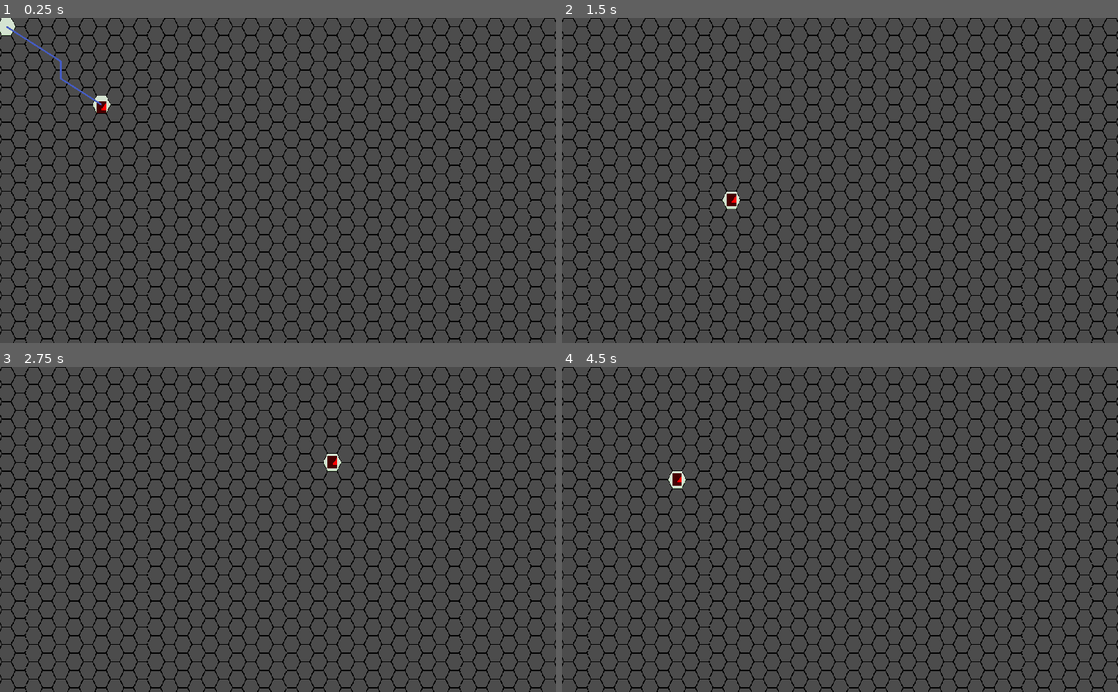
Above: before the commit, frames 1-4 (two rows, left to right).
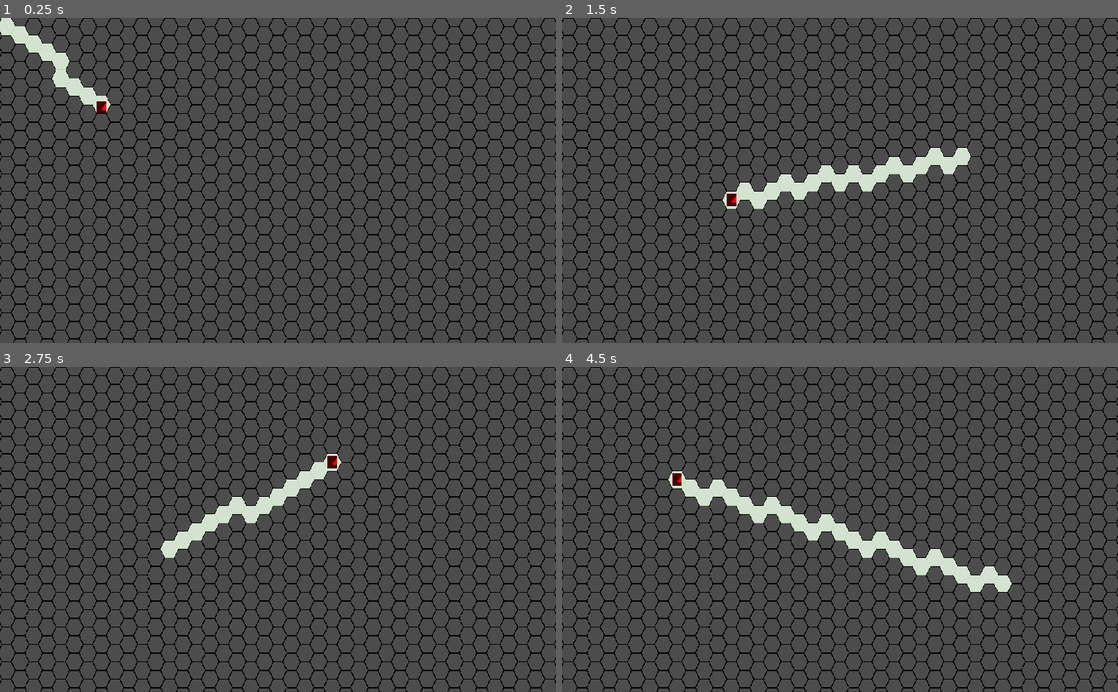
Above: after the commit, the same moments.

Repository: BurntRobot/hunting_on_snark
Game: Godot game, scene res://HexMapMovement.tscn
Two runs of this game, one before a commit and one after it. Both use one fixed random seed, a clock stepped at 60 frames per second and the inputs below. The project has no main scene, so this scene is started directly. The engine's default icon, where the game draws it, is replaced by a stand-in: a white triangle on a blue panel in a dark square.
Inputs (mouse positions are in pixels of both pictures, inside the frame that each line leads up to):
- Up to frame 1 (0.25 s): no input
- Up to frame 2 (1.5 s): tap Enter at 0.5 s; move the mouse to (962, 164) at 0.52 s; click (962, 164) at 0.6 s; tap Space at 1.25 s; move the mouse to (728, 196) at 1.27 s; click (728, 196) at 1.35 s
- Up to frame 3 (2.75 s): tap Enter at 2 s; move the mouse to (333, 458) at 2.02 s; click (333, 458) at 2.1 s
- Up to frame 4 (4.5 s): tap Space at 2.75, 4.25 s; move the mouse to (812, 594) at 2.77 s; click (812, 594) at 2.85 s; tap Enter at 3.5 s; move the mouse to (1006, 578) at 3.52 s; click (1006, 578) at 3.6 s; move the mouse to (673, 480) at 4.27 s; click (673, 480) at 4.35 s

The runs differ from the first frame. In frame 1, 0.9% of the frame differs, in the area x 1-19%, y 2-27%; in frame 2, 2.2%; in frame 3, 1.6%; in frame 4, 3.1%, in the area x 21-81%, y 34-70%.

Commit message:
Changing tiles align with mouse.

Diff:
--- a/HexMapMovement.gd
+++ b/HexMapMovement.gd
@@ -28,9 +28,9 @@
 		var _points = []
 		for i in _cube_points:
 			_points.append(tiles.map_to_world(cube_to_oddq(i))+CENTER_OF_HEX)
+			points_tiles.set_cellv(cube_to_oddq(i), 2)
 		_path = PoolVector2Array(_points)
-		movement_line.points = _path
-		print(_path)
+		#movement_line.points = _path
 		print('----- -----')
 
 func cube_distance(a, b):
